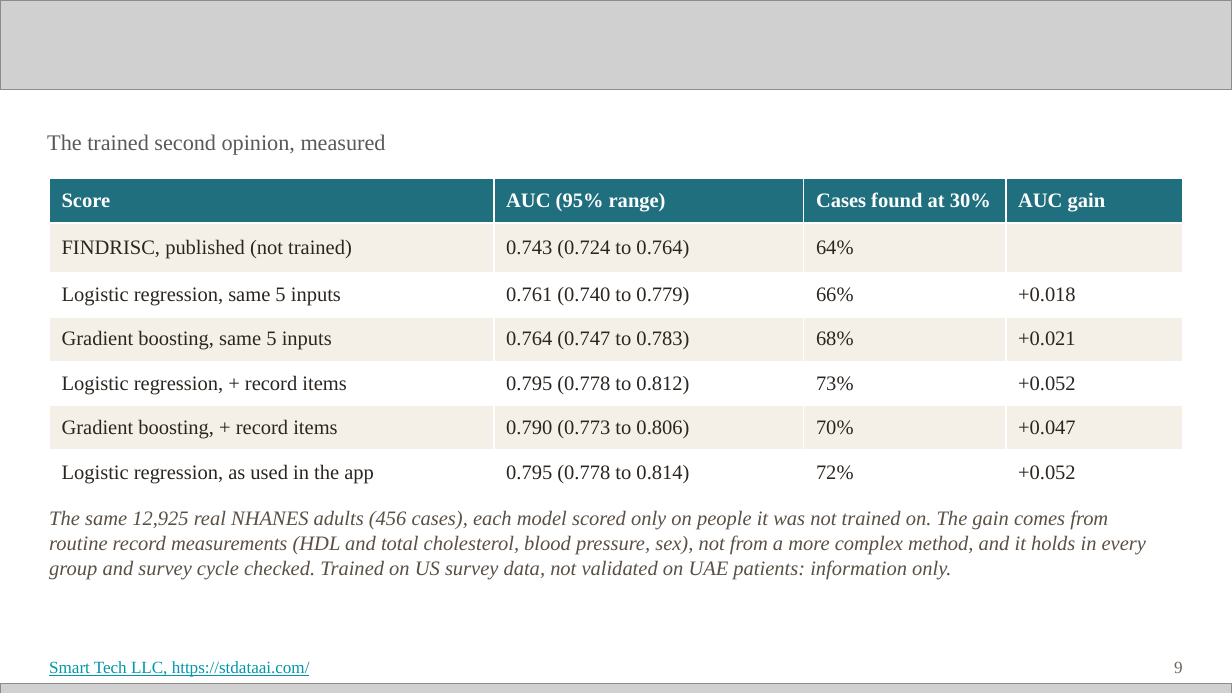
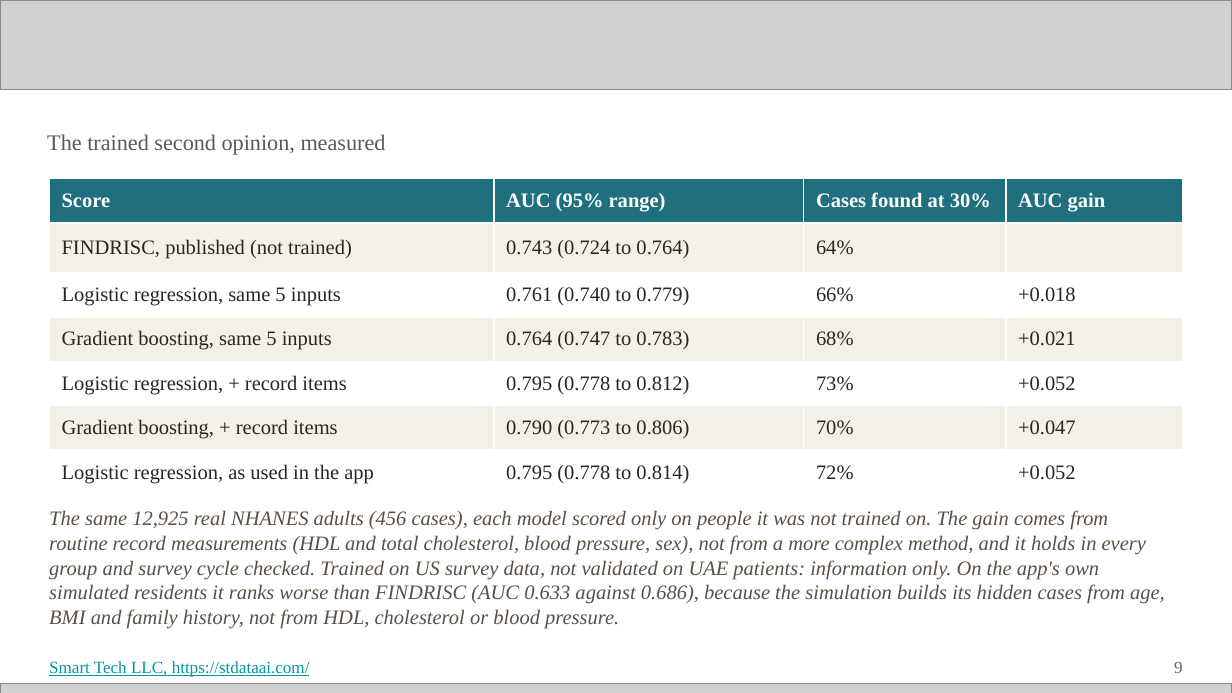
Before and after one commit to Smarttechk/Hack2Skill_Precision-Prevention, a slide deck: slide 9 of docs/Technical_Deck.pptx. Drawn at 1232x693 pixels with LibreOffice and Linux fonts; fonts in the diff are those of the drawing; grey boxes stand for pictures. Boxes give left, top, right and bottom in pixels: in the first picture for what was removed or moved away, otherwise in the second. Text is boxed around its words. In the diff, an @@ line names an element or a change of style, - is before the commit and + after.

```diff
--- a/docs/Technical_Deck.pptx
+++ b/docs/Technical_Deck.pptx
@@ text at bbox=[49, 510, 1165, 629]: text changed @@
-The same 12,925 real NHANES adults (456 cases), each model scored only on people it was not trained on. The gain comes from routine record measurements (HDL and total cholesterol, blood pressure, sex), not from a more complex method, and it holds in every group and survey cycle checked. Trained on US survey data, not validated on UAE patients: information only.
+The same 12,925 real NHANES adults (456 cases), each model scored only on people it was not trained on. The gain comes from routine record measurements (HDL and total cholesterol, blood pressure, sex), not from a more complex method, and it holds in every group and survey cycle checked. Trained on US survey data, not validated on UAE patients: information only. On the app's own simulated residents it ranks worse than FINDRISC (AUC 0.633 against 0.686), because the simulation builds its hidden cases from age, BMI and family history, not from HDL, cholesterol or blood pressure.
```
Also in this commit, not shown: 2 other slides changed, 11 other files.
